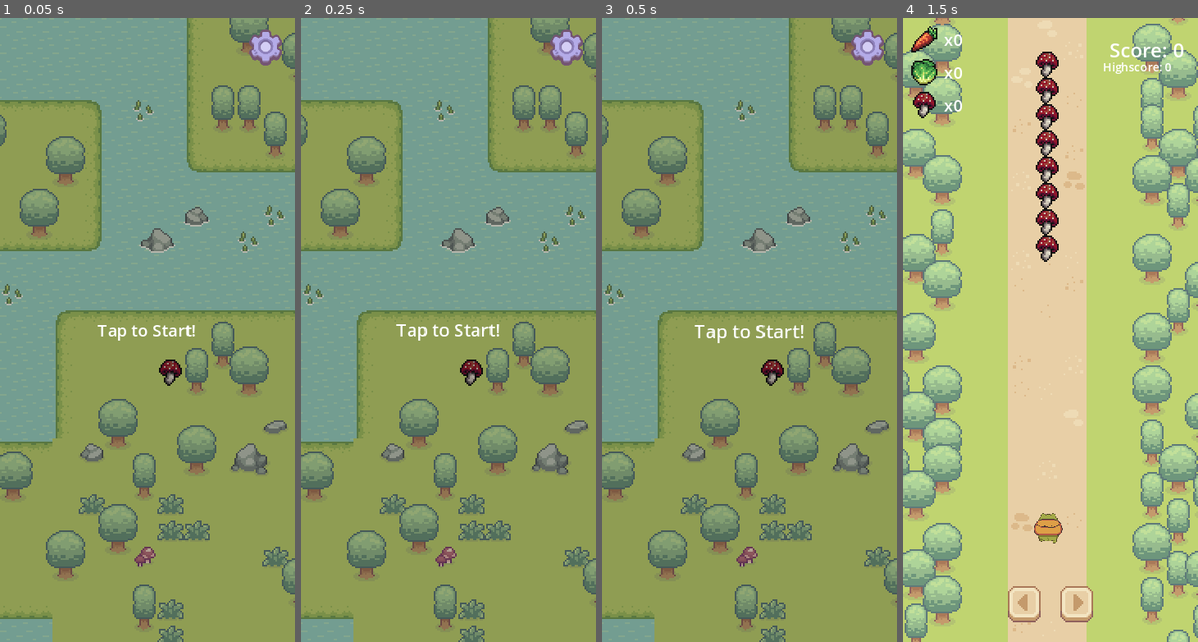
Above: before the commit, frames 1-4 (left to right).
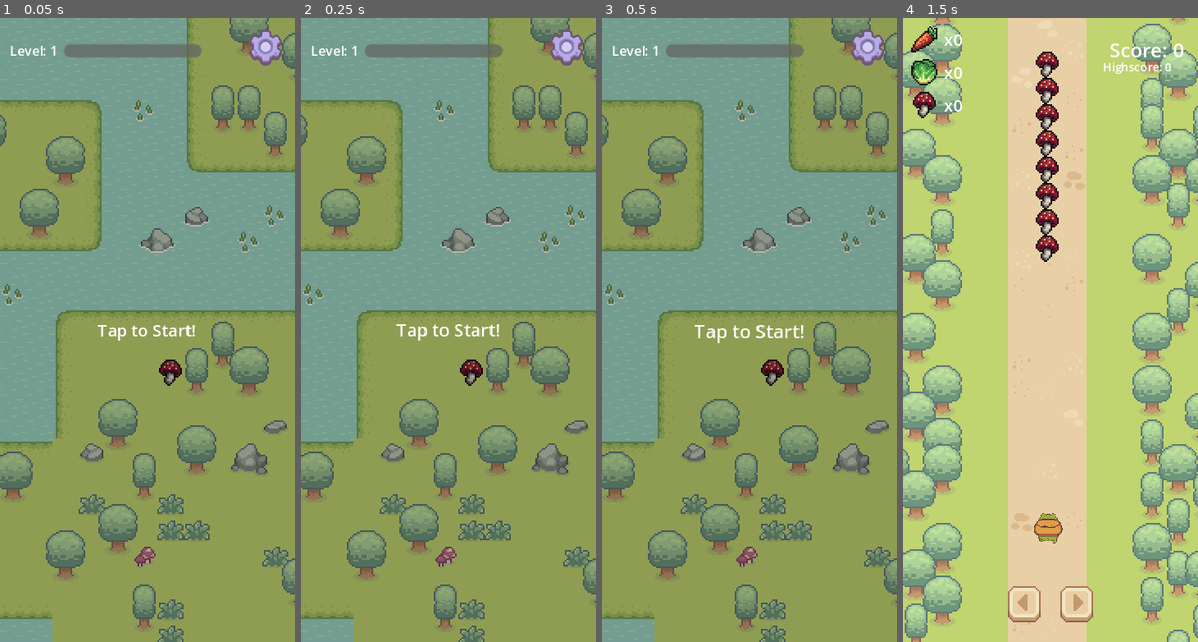
Above: after the commit, the same moments.

Repository: rockgem/Codebox-Runner
Game: Godot game, scene res://scenes/Menu.tscn
Same seed, same stepped clock (60 frames per second), same inputs: the game is played once before the commit and once after it.
Inputs (mouse positions are in pixels of both pictures, inside the frame that each line leads up to):
- Up to frame 1 (0.05 s): no input
- Up to frame 2 (0.25 s): no input
- Up to frame 3 (0.5 s): no input
- Up to frame 4 (1.5 s): tap Enter at 0.5 s; drag from (1050, 330) to (1080, 192) at 0.52 s; click "Endless Mode" at 1.25 s

The runs differ from the first frame. In frame 1, 1.0% of the frame differs, in the area x 3-69%, y 4-7%; in frame 2, 1.0%; in frame 3, 1.0%; in frame 4, nothing differs.

Commit message:
add exp bar on menu

Diff:
--- a/default_bus_layout.tres
+++ b/default_bus_layout.tres
@@ -1,4 +1,3 @@
 [gd_resource type="AudioBusLayout" format=3 uid="uid://di256qvejbd0j"]
 
 [resource]
-bus/0/mute = true
--- a/scenes/Menu.gd
+++ b/scenes/Menu.gd
@@ -9,6 +9,10 @@
 	ManagerGame.reset_game()
 
 	$SettingsPanel/HBoxContainer/Music.button_pressed = !AudioServer.is_bus_mute(0)
+
+	$HBoxContainer/Level.text = 'Level: %s' % ManagerGame.player_data['level']
+	$HBoxContainer/ProgressBar.max_value = ManagerGame.player_data['exp_max']
+	$HBoxContainer/ProgressBar.value = ManagerGame.player_data['exp']
 
 
 func _on_gui_input(event):
--- a/scenes/Menu.tscn
+++ b/scenes/Menu.tscn
@@ -49,6 +49,20 @@
 
 [sub_resource type="StyleBoxEmpty" id="StyleBoxEmpty_v8ju3"]
 
+[sub_resource type="StyleBoxFlat" id="StyleBoxFlat_nbrsg"]
+bg_color = Color(0.392157, 0.4, 0.380392, 0.768627)
+corner_radius_top_left = 4
+corner_radius_top_right = 4
+corner_radius_bottom_right = 4
+corner_radius_bottom_left = 4
+
+[sub_resource type="StyleBoxFlat" id="StyleBoxFlat_dt05k"]
+bg_color = Color(0.411765, 0.6, 0.407843, 1)
+corner_radius_top_left = 4
+corner_radius_top_right = 4
+corner_radius_bottom_right = 4
+corner_radius_bottom_left = 4
+
 [node name="Menu" type="Control"]
 layout_mode = 3
 anchors_preset = 15
@@ -251,6 +265,28 @@
 theme_override_styles/focus = SubResource("StyleBoxEmpty_v8ju3")
 button_pressed = true
 
+[node name="HBoxContainer" type="HBoxContainer" parent="."]
+layout_mode = 0
+offset_left = 6.0
+offset_top = 14.0
+offset_right = 123.0
+offset_bottom = 26.0
+
+[node name="Level" type="Label" parent="HBoxContainer"]
+layout_mode = 2
+theme_override_font_sizes/font_size = 8
+text = "Level 1"
+
+[node name="ProgressBar" type="ProgressBar" parent="HBoxContainer"]
+custom_minimum_size = Vector2(0, 8)
+layout_mode = 2
+size_flags_horizontal = 3
+size_flags_vertical = 4
+theme_override_styles/background = SubResource("StyleBoxFlat_nbrsg")
+theme_override_styles/fill = SubResource("StyleBoxFlat_dt05k")
+value = 40.0
+show_percentage = false
+
 [connection signal="gui_input" from="." to="." method="_on_gui_input"]
 [connection signal="pressed" from="Settings" to="." method="_on_settings_pressed"]
 [connection signal="pressed" from="ModeSelectPanel/Close" to="." method="_on_close_pressed"]
Not shown: 1 places in scenes/Menu.tscn that only renumber resources
